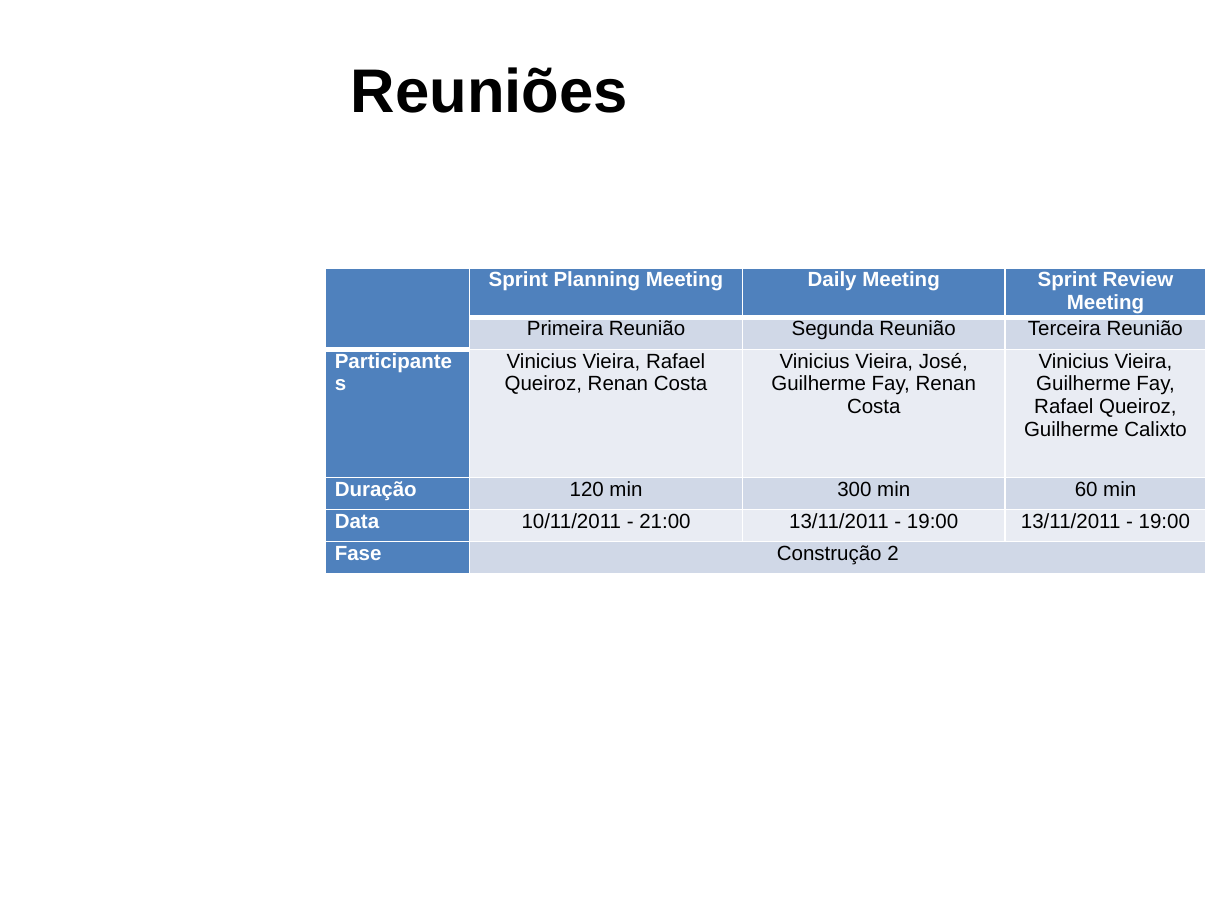
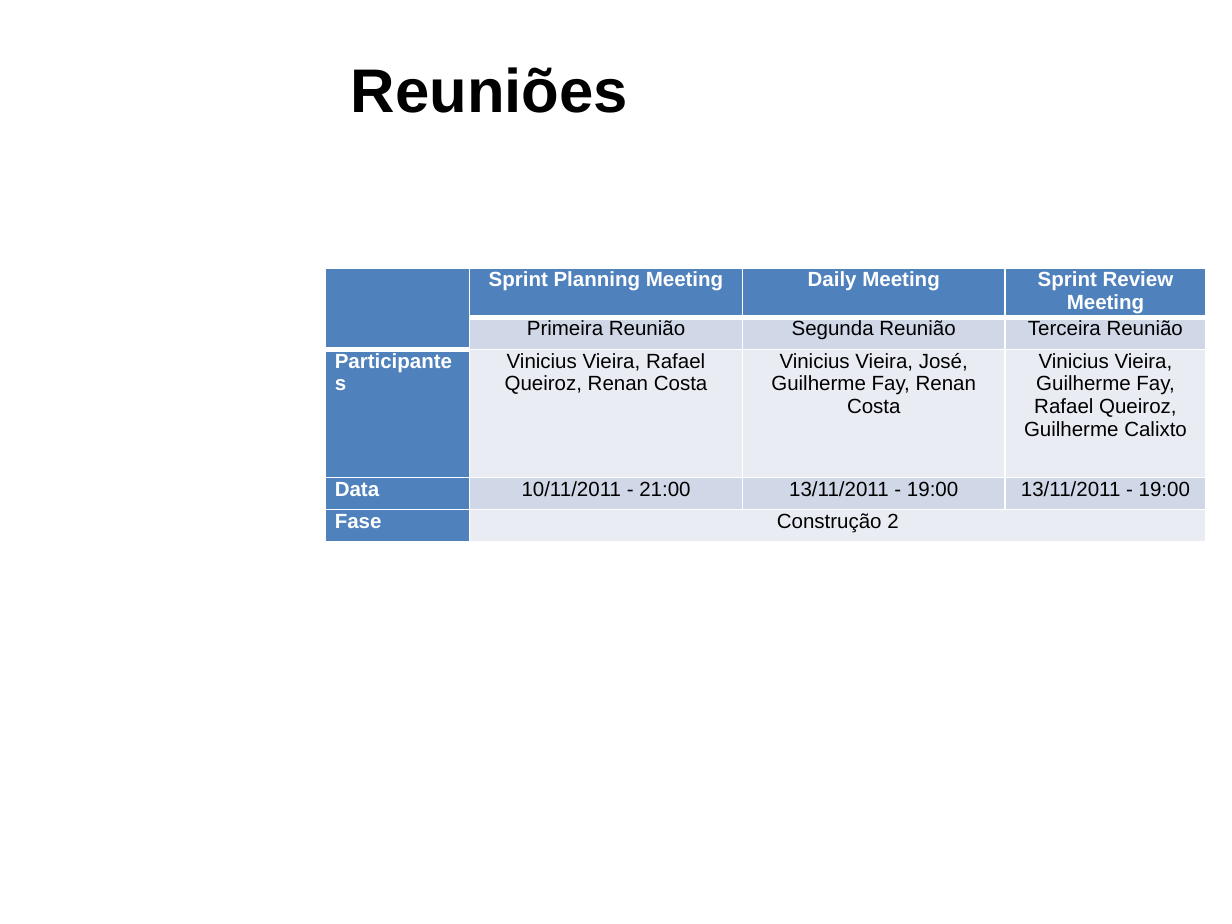
Before and after one commit to carlosneo/dotprojecteap, a slide deck: slide 3 of Dot Project EAP/4. System Management/Apresentacoes/apresentaoV6.pptx. Drawn at 1232x924 pixels with LibreOffice and Linux fonts; fonts in the diff are those of the drawing; background and template pictures are left out. Boxes give left, top, right and bottom in pixels: in the first picture for what was removed or moved away, otherwise in the second. Text is boxed around its words. In the diff, an @@ line names an element or a change of style, - is before the commit and + after.

```diff
--- a/Dot Project EAP/4. System Management/Apresentacoes/apresentaoV6.pptx
+++ b/Dot Project EAP/4. System Management/Apresentacoes/apresentaoV6.pptx
@@ table at (325,269,1206,542) @@
-row 4: Duração | 120 min | 300 min | 60 min
```
Also in this commit, not shown: 1 other slide changed.
